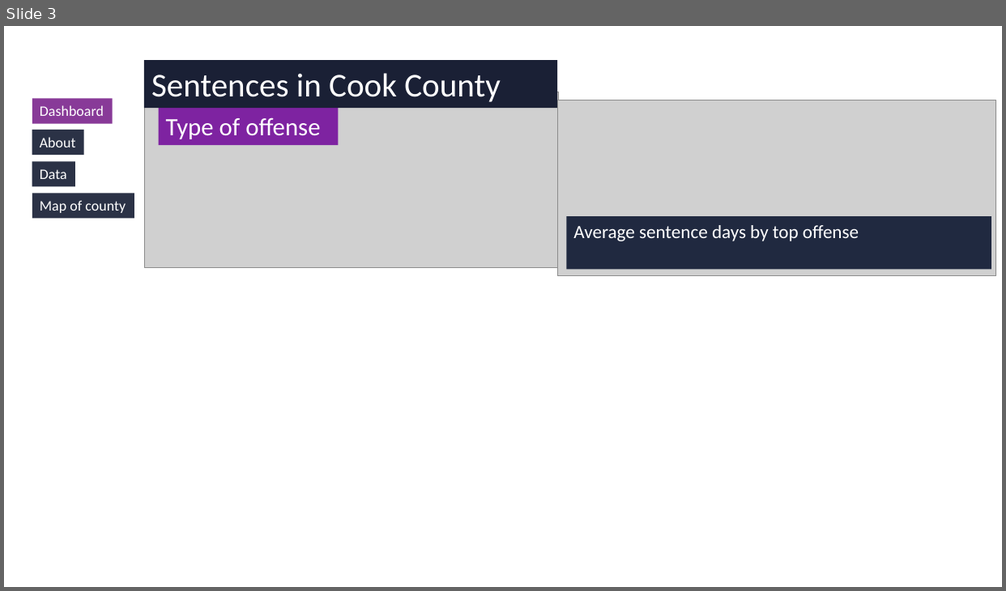
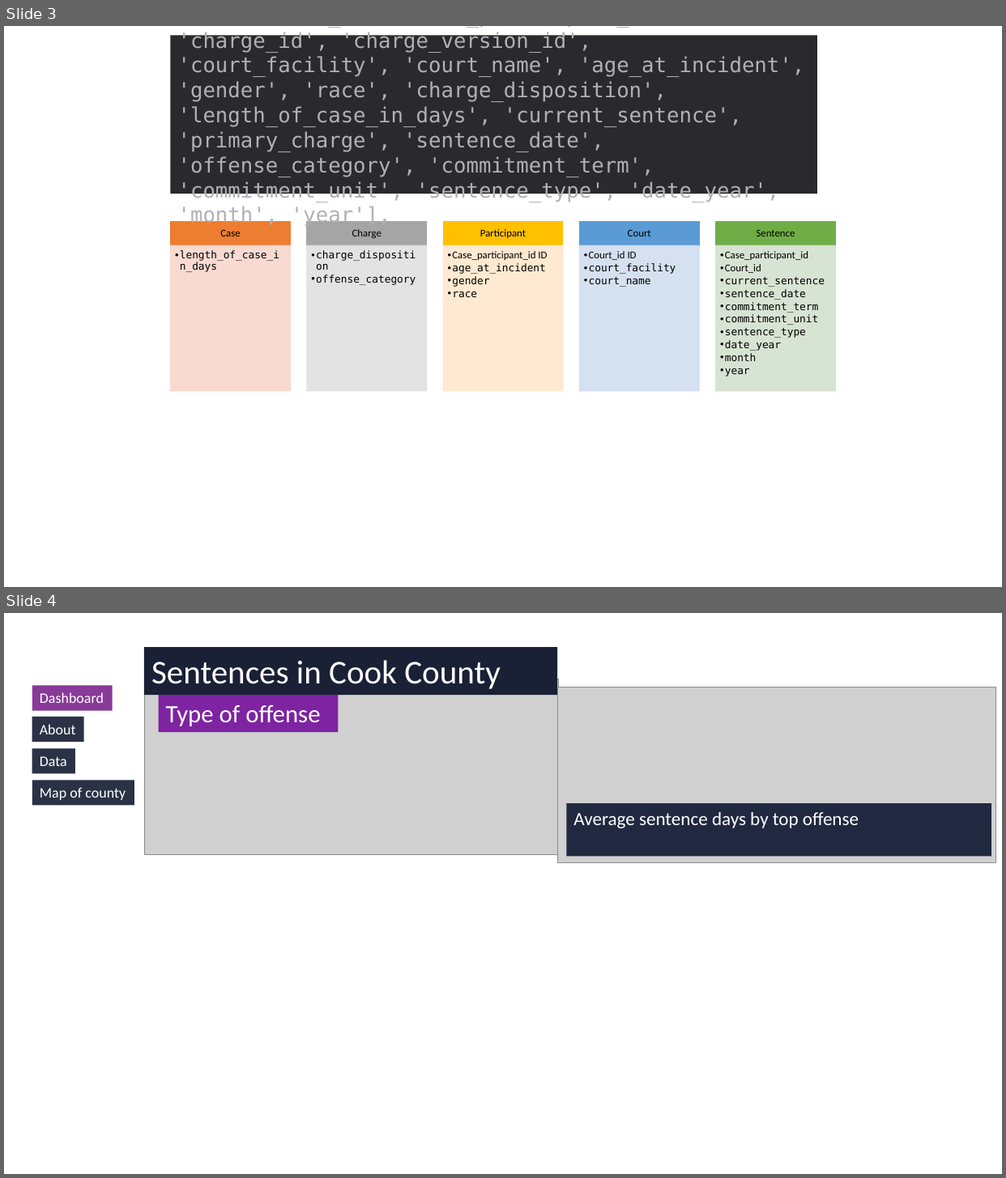
Before and after one commit to cckuqui/CCSAO-Sentencing, a slide deck: sketches.pptx. Shown one above the other, each under a label of ours: slide 3 before the commit, slides 3 and 4 after it. The pictures are 1006x591 and 1006x1178 pixels, drawn with LibreOffice and Linux fonts; fonts in the diff are those of the drawing; grey boxes stand for pictures; background and template pictures are left out. Boxes give left, top, right and bottom in pixels: in the first picture for what was removed or moved away, otherwise in the second. Text is boxed around its words. In the diff, an @@ line names an element or a change of style, - is before the commit and + after.

```diff
--- a/sketches.pptx
+++ b/sketches.pptx
@@ slide 3 added at bbox=[4, 26, 1002, 587], background #FFFFFF @@
@@ rectangle added at bbox=[170, 35, 817, 194], fill #2A2A2E, 20 pt, text #B1B1B3 @@
+Index(['case_id', 'case_participant_id', 'charge_id', 'charge_version_id', 'court_facility', 'court_name', 'age_at_incident', 'gender', 'race', 'charge_disposition', 'length_of_case_in_days', 'current_sentence', 'primary_charge', 'sentence_date', 'offense_category', 'commitment_term', 'commitment_unit', 'sentence_type', 'date_year', 'month', 'year'],
@@ group added at bbox=[171, 106, 836, 391]: 10 rectangles, 10 texts @@
+Case
+  • length_of_case_in_days
+Charge
+  • charge_disposition
+  • offense_category
+Participant
+  • Case_participant_id ID
+  • age_at_incident
+  • gender
+  • race
+Court
+  • Court_id ID
+  • court_facility
+  • court_name
+Sentence
+  • Case_participant_id
+  • Court_id
+  • current_sentence
+  • sentence_date
+  • commitment_term
+  • commitment_unit
+  • sentence_type
+  • date_year
+  • month
+  • year
@@ what was slide 3 is now slide 4 @@
```
Also in this commit, not shown: 1 slide changed, 1 other file.
